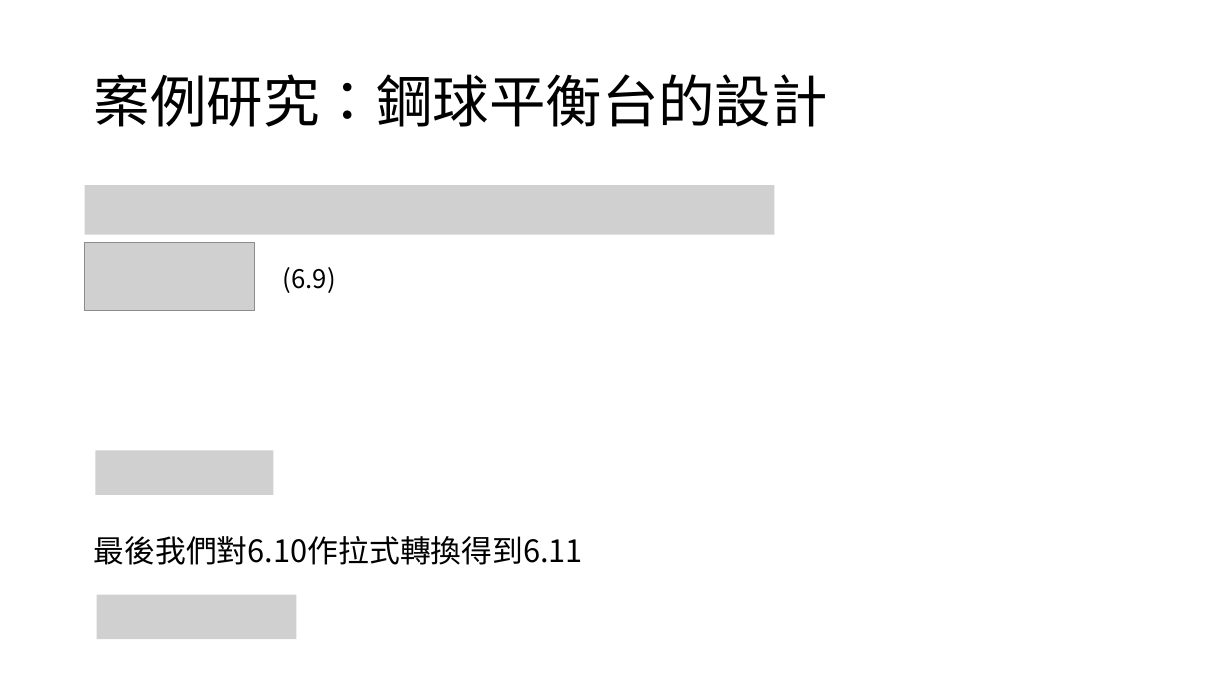
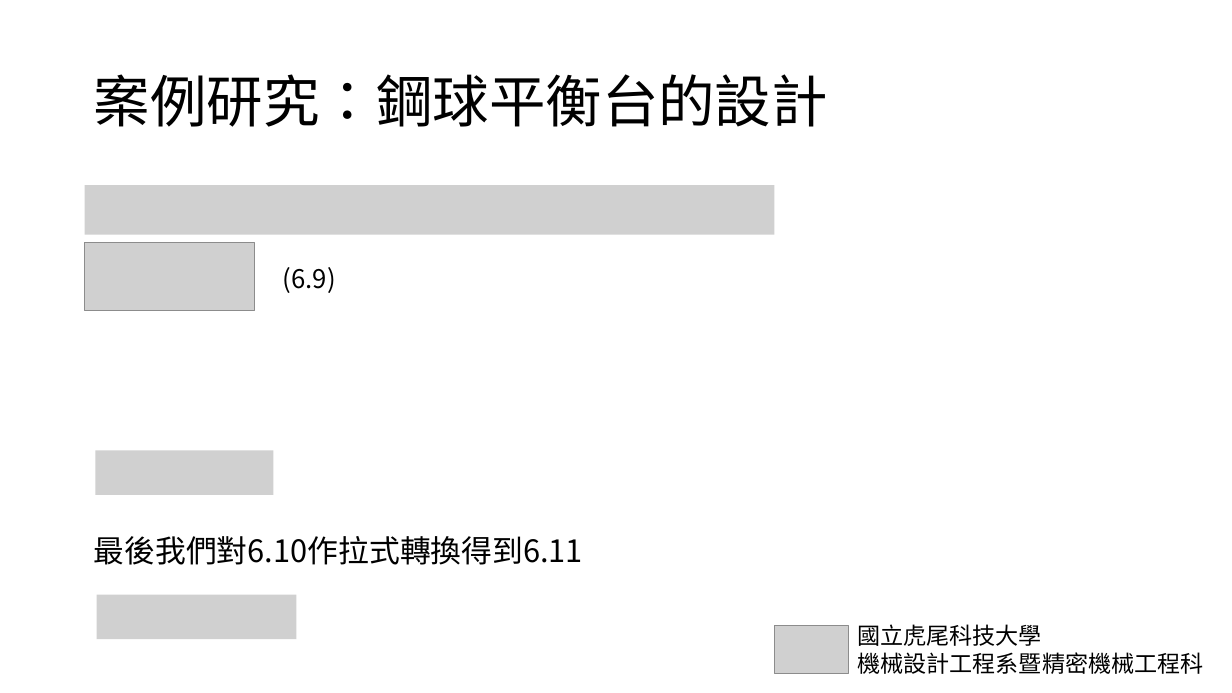
Before and after one commit to snowfall-killer/pj4101, a slide deck: slide 14 of PPT/專題報告PPT.pptx. Drawn at 1232x693 pixels with LibreOffice and Linux fonts; fonts in the diff are those of the drawing; grey boxes stand for pictures. Boxes give left, top, right and bottom in pixels: in the first picture for what was removed or moved away, otherwise in the second. Text is boxed around its words. In the diff, an @@ line names an element or a change of style, - is before the commit and + after.

```diff
--- a/PPT/專題報告PPT.pptx
+++ b/PPT/專題報告PPT.pptx
@@ picture added at bbox=[775, 626, 848, 674] @@
@@ text added at bbox=[857, 624, 1203, 674], 18 pt, text #000000 @@
+國立虎尾科技大學
+機械設計工程系暨精密機械工程科
```
Also in this commit, not shown: 19 other slides changed.
